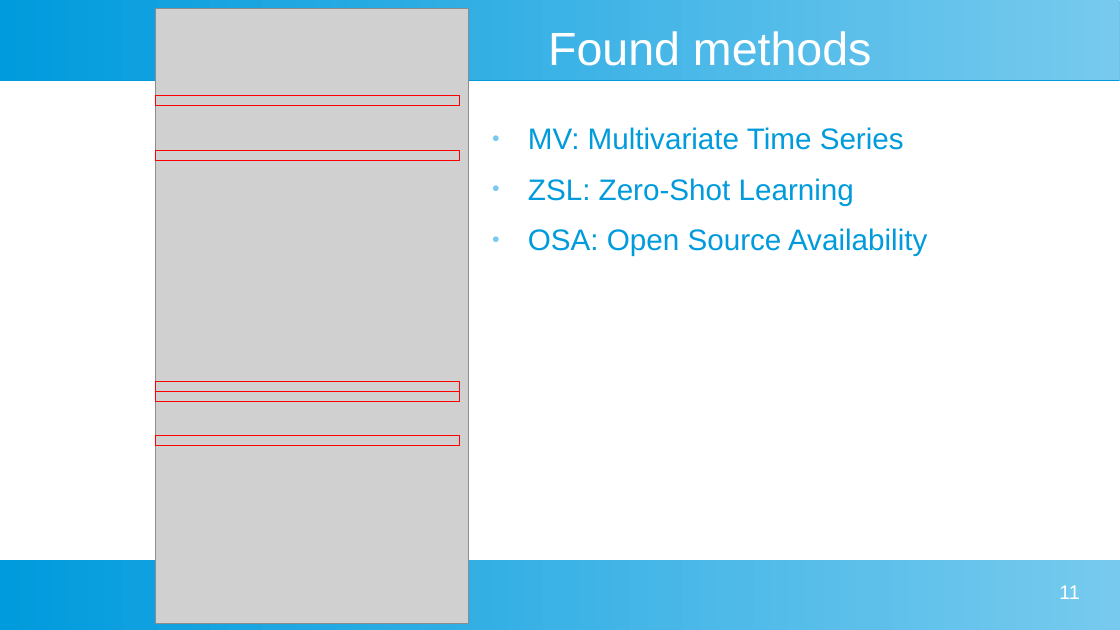
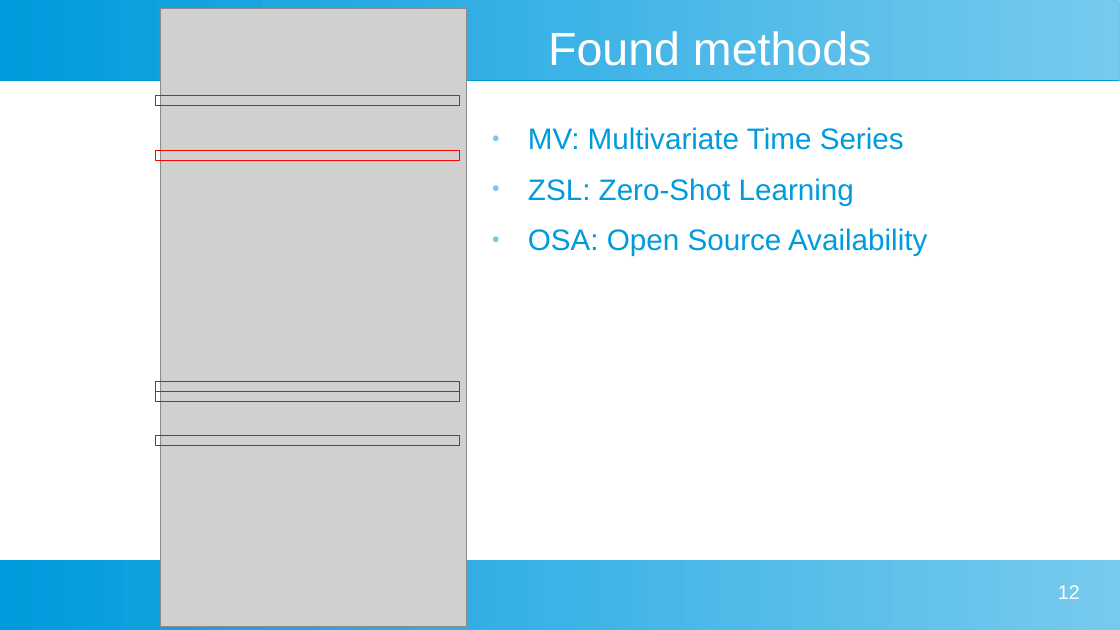
Before and after one commit to johanneshoelker/Smart-Systems-Paper, a slide deck: slide 12 of Presentation/Kolloq.odp (slide 11 before the commit). Drawn at 1120x630 pixels with LibreOffice and Linux fonts; fonts in the diff are those of the drawing; grey boxes stand for pictures. Boxes give left, top, right and bottom in pixels: in the first picture for what was removed or moved away, otherwise in the second. Text is boxed around its words. In the diff, an @@ line names an element or a change of style, - is before the commit and + after.

```diff
--- a/Presentation/Kolloq.odp
+++ b/Presentation/Kolloq.odp
@@ picture: place and size @@
-picture at [155, 8, 470, 623]
+picture at [161, 8, 466, 626]
@@ page number at [1058, 585, 1080, 599]: text changed @@
-11
+12
```
Also in this commit, not shown: 6 other slides changed, 3 slides added, 1 slide removed, 2 other files.
